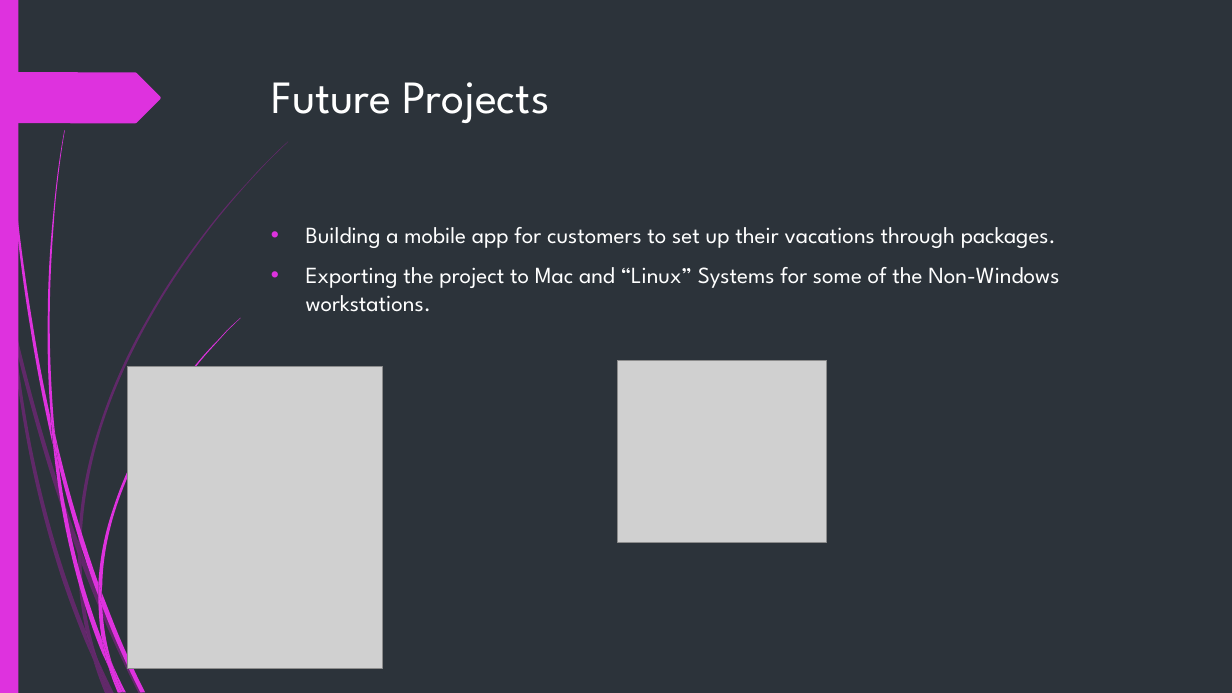
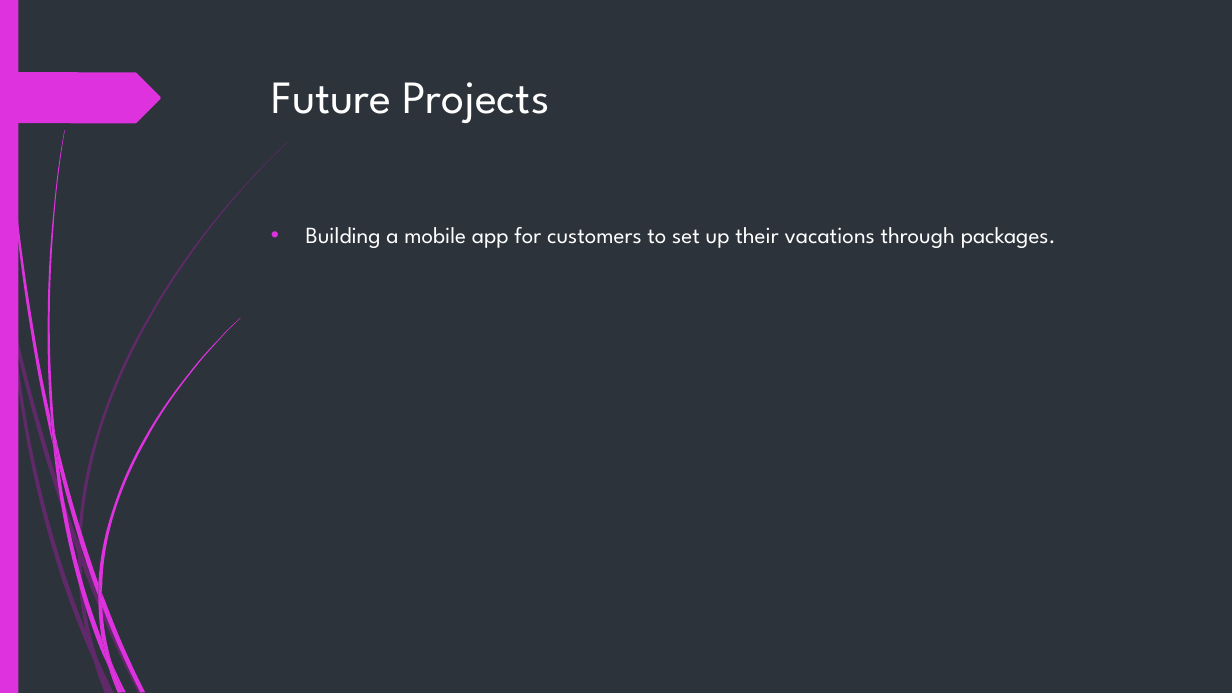
Before and after one commit to RoyalBis/OOSD-PROJ2-TEAM5, a slide deck: slide 6 of OOSD_Project2_Team5_Presentation.pptx. Drawn at 1232x693 pixels with LibreOffice and Linux fonts; fonts in the diff are those of the drawing; grey boxes stand for pictures. Boxes give left, top, right and bottom in pixels: in the first picture for what was removed or moved away, otherwise in the second. Text is boxed around its words. In the diff, an @@ line names an element or a change of style, - is before the commit and + after.

```diff
--- a/OOSD_Project2_Team5_Presentation.pptx
+++ b/OOSD_Project2_Team5_Presentation.pptx
@@ text at [306, 267, 1059, 312]: paragraph removed @@
-• Exporting the project to Mac and “Linux” Systems for some of the Non-Windows workstations.
@@ picture removed at [128, 366, 383, 668] @@
@@ picture removed at [617, 360, 827, 542] @@
```
Also in this commit, not shown: 2 other slides changed, 1 slide removed, 3 other files.
